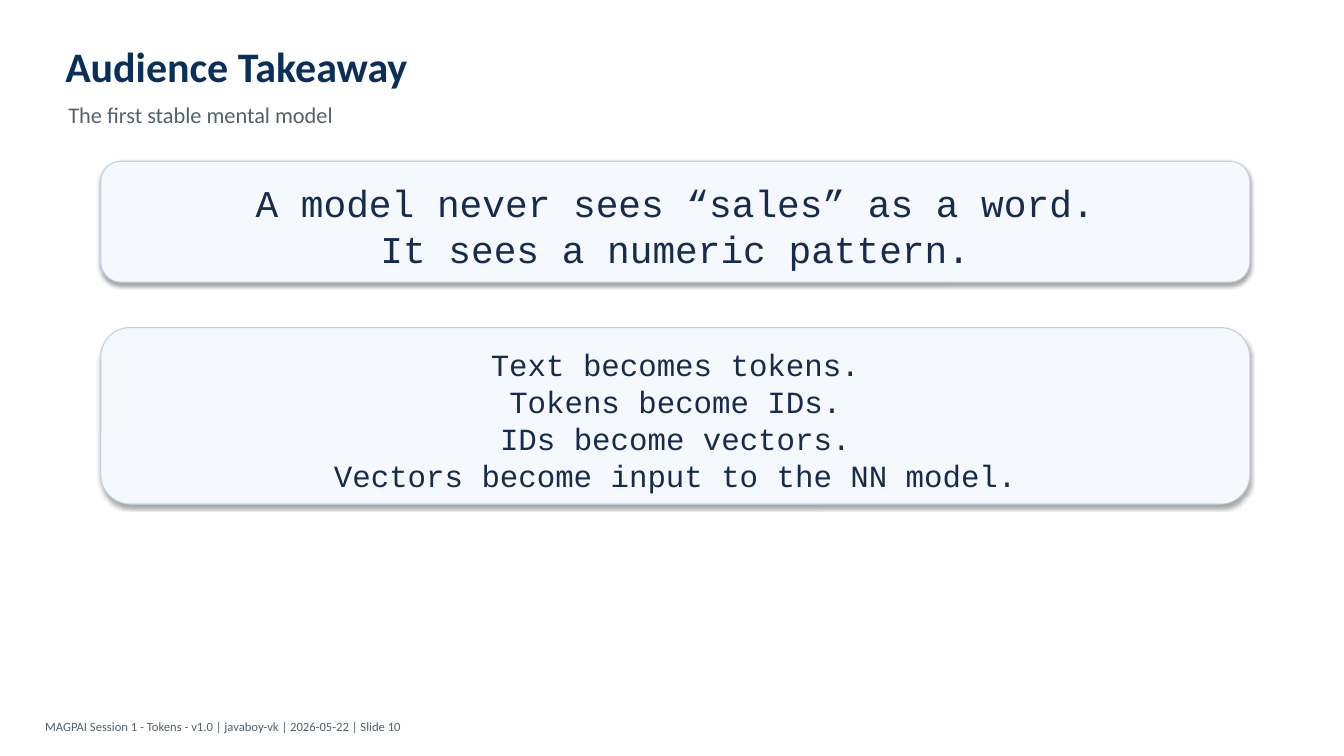
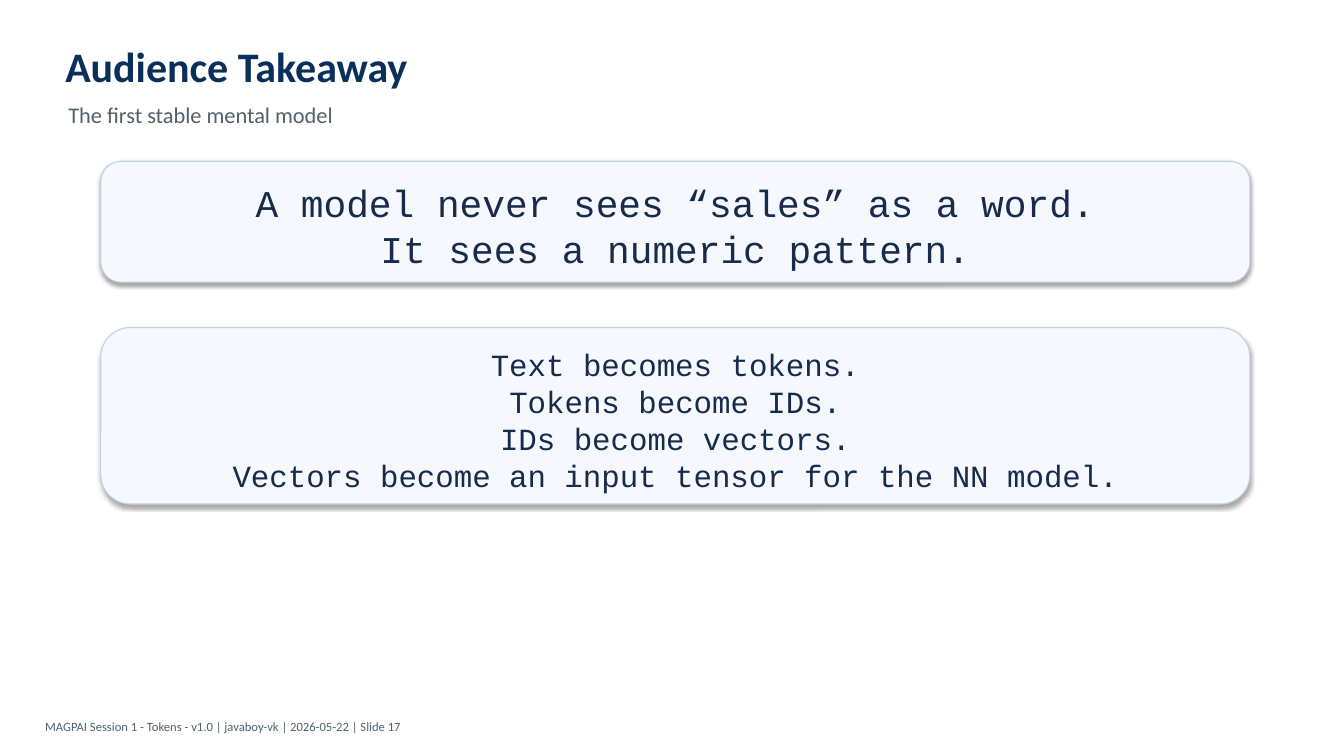
Before and after one commit to javaboy-vk/MAGPAI, a slide deck: slide 17 of pptx/Session_01_Tokens_v1.0.pptx (slide 11 before the commit). Drawn at 1344x756 pixels with LibreOffice and Linux fonts; fonts in the diff are those of the drawing. Boxes give left, top, right and bottom in pixels: in the first picture for what was removed or moved away, otherwise in the second. Text is boxed around its words. In the diff, an @@ line names an element or a change of style, - is before the commit and + after.

Commit message:
We updated the pptx and corresponding teleprompter scripts to reflect the new structure of the session. We also added new content to cover the concepts of tokens, tokenizers, embeddings, vectors, and tensors in more detail. Additionally, we included a new live demo path to illustrate the process from question to insight. The changes aim to enhance the clarity and depth of the session while maintaining a cohesive flow.

```diff
--- a/pptx/Session_01_Tokens_v1.0.pptx
+++ b/pptx/Session_01_Tokens_v1.0.pptx
@@ text in rounded rectangle at box(233, 354, 1118, 494): text changed @@
-Text becomes tokens.
-Tokens become IDs.
-IDs become vectors.
-Vectors become input to the NN model.
+Text becomes tokens.
+Tokens become IDs.
+IDs become vectors.
+Vectors become an input tensor for the NN model.
@@ text at box(45, 722, 401, 733): text changed @@
-MAGPAI Session 1 - Tokens - v1.0 | javaboy-vk | 2026-05-22 | Slide 10
+MAGPAI Session 1 - Tokens - v1.0 | javaboy-vk | 2026-05-22 | Slide 17
```
Also in this commit, not shown: 8 other slides changed, 6 slides added, 24 other files.
